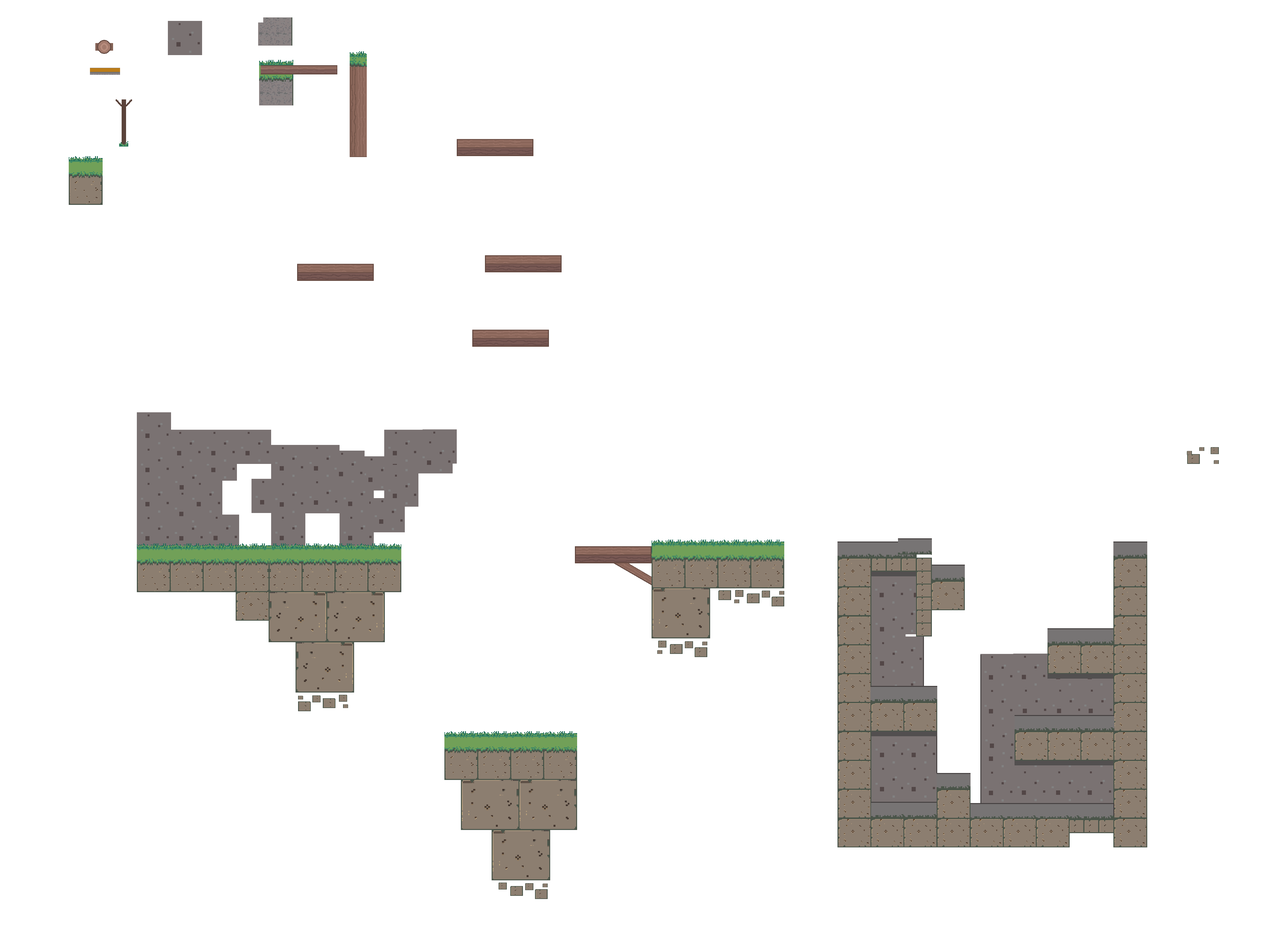
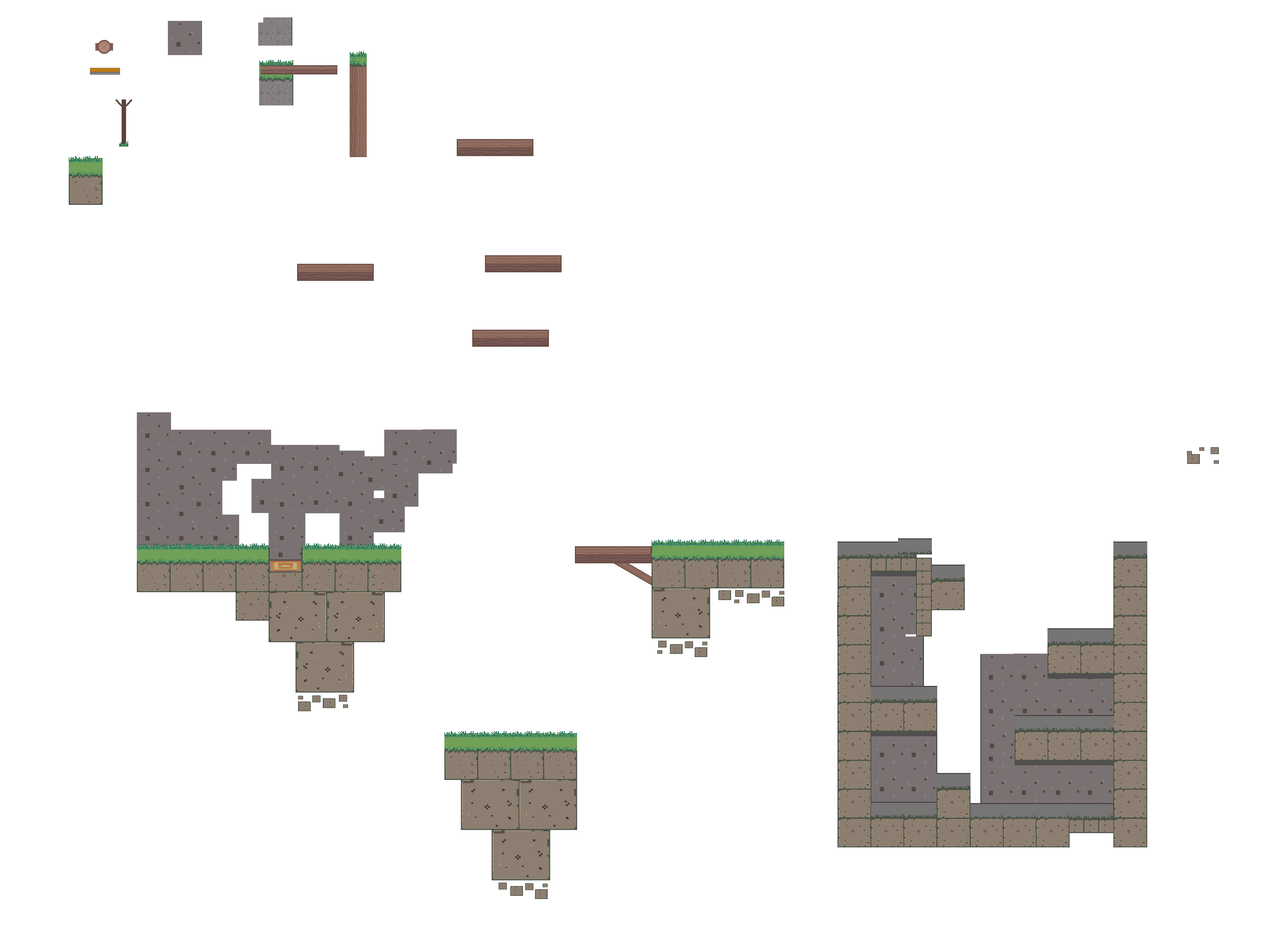
Two versions of the same layered image (1267px x 950px). Layer-by-layer changes:
added layer "Layer 2" above "Layer 1" over left=268, top=513, right=303, bottom=593
painted on "Layer 1" over left=268, top=513, right=303, bottom=553
